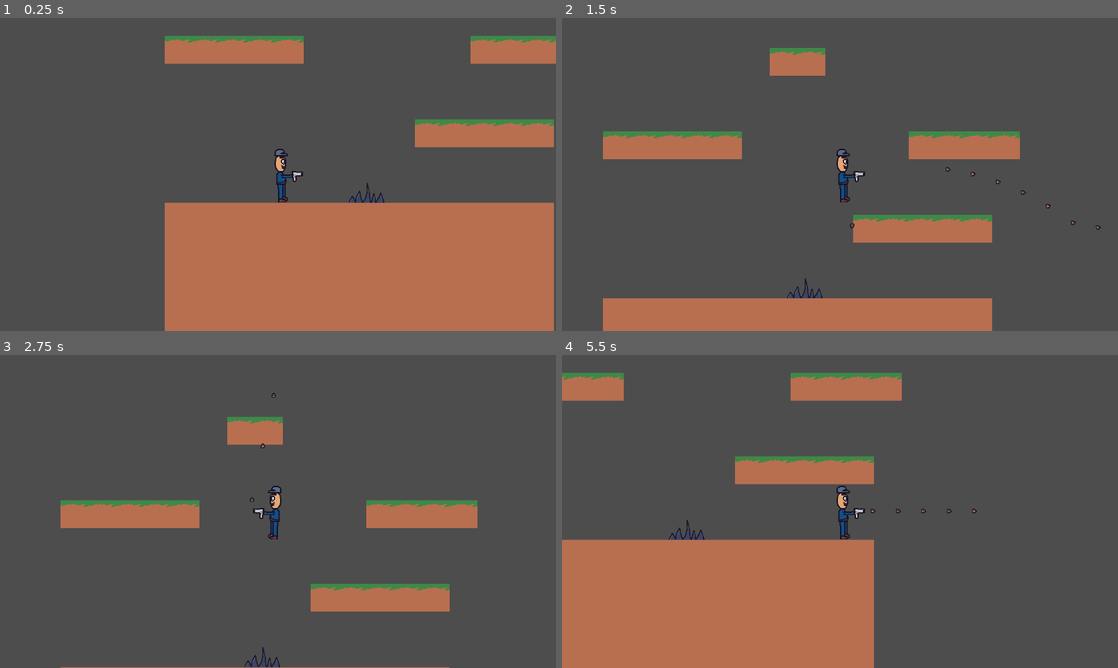
Above: before the commit, frames 1-4 (two rows, left to right).
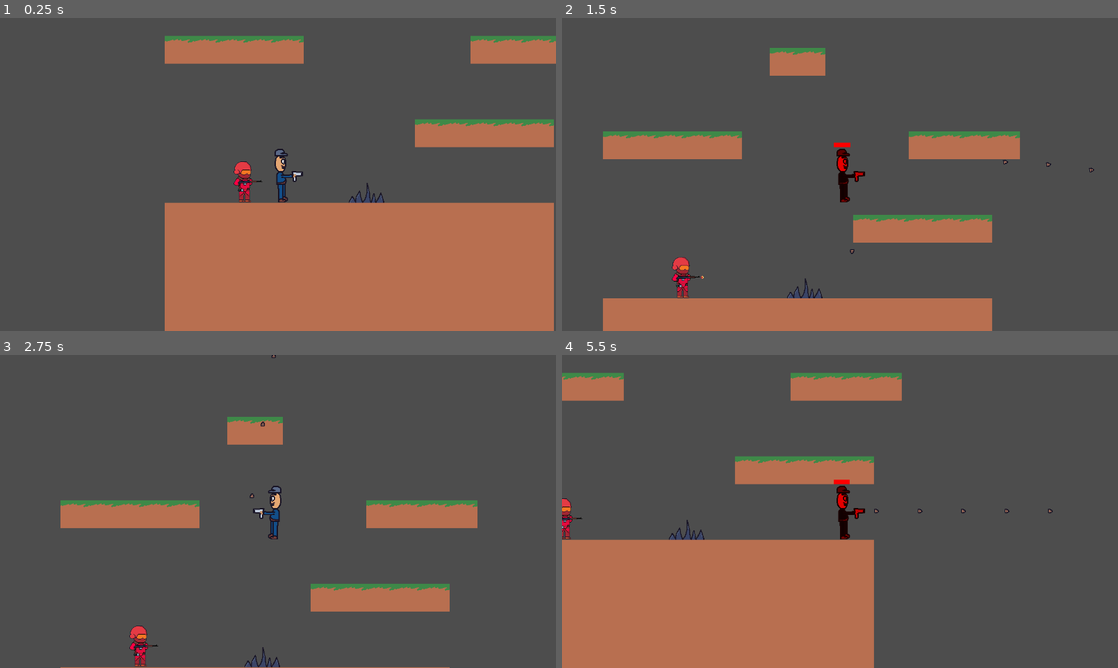
Above: after the commit, the same moments.

Repository: LeoTheG/game-jam-platformer
Game: Godot game, scene res://game.tscn
The game is run twice, just before and just after one commit, with the same random seed, the same clock (stepped at 60 frames per second) and the same inputs.
Inputs (mouse positions are in pixels of both pictures, inside the frame that each line leads up to):
- Up to frame 1 (0.25 s): no input
- Up to frame 2 (1.5 s): tap Enter at 0.5 s; move the mouse to (962, 158) at 0.52 s; press the mouse at (962, 158) at 0.53 s; hold D (right) from 0.53 s (still down); tap Space (jump) at 0.77 s; move the mouse to (728, 190) at 1.27 s; release the mouse at (728, 190) at 1.28 s; click (728, 190) at 1.35 s
- Up to frame 3 (2.75 s): tap Space (jump) at 1.52 s; move the mouse to (333, 442) at 2.02 s; release D (right) at 2.03 s; press the mouse at (333, 442) at 2.03 s; hold A (left) from 2.03 s (still down)
- Up to frame 4 (5.5 s): move the mouse to (812, 574) at 2.77 s; release A (left) at 2.78 s; release the mouse at (812, 574) at 2.78 s; hold D (right) 2.78-4.28 s; click (812, 574) at 2.85 s; tap Space (jump) at 3.02, 3.77, 4.52 s; move the mouse to (1006, 558) at 3.52 s; press the mouse at (1006, 558) at 3.53 s; move the mouse to (673, 464) at 4.27 s; release the mouse at (673, 464) at 4.28 s; hold A (left) 4.28-5.03 s; click (673, 464) at 4.35 s; move the mouse to (867, 511) at 5.02 s; press the mouse at (867, 511) at 5.03 s; hold D (right) from 5.03 s (still down)

The runs differ from the first frame. In frame 1, 0.3% of the frame differs, in the area x 42-48%, y 45-59%; in frame 2, 0.8%, in the area x 19-97%, y 39-90%; in frame 3, 0.4%; in frame 4, 0.7%.

Commit message:
enemy shooting, take damage

Diff:
--- /dev/null
+++ b/GunSoldier.gd
@@ -0,0 +1,86 @@
+extends CharacterBody2D
+
+var Bullet = load("res://projectiles/bullet.tscn")
+var playEveryOtherSecond = false
+var animationPlaying = false
+
+const SPEED = 300.0
+const JUMP_VELOCITY = -400.0
+
+# Get the gravity from the project settings to be synced with RigidBody nodes.
+var gravity = ProjectSettings.get_setting("physics/2d/default_gravity")
+var isCloseToPlayer = false
+var isFacingRight = true
+
+func _ready():
+	$Timer.connect("timeout", _on_timer_timeout)
+
+func _physics_process(delta):
+	var pos = get_global_position()
+	var playerPos = Globals.Player.get_global_position()
+	var _distance = pos.distance_to(playerPos)
+	self.distance = _distance
+	var distanceDiff = playerPos - pos
+	print(distanceDiff)
+	if distanceDiff.x < 0:
+		$AnimatedSprite.set_flip_h(true)
+		isFacingRight = false
+	else:
+		$AnimatedSprite.set_flip_h(false)
+		isFacingRight = true
+
+	if distance < 620:
+		isCloseToPlayer = true
+	else:
+		isCloseToPlayer = false
+		$AnimatedSprite.play("Idle")
+
+	# Add the gravity.
+	if not is_on_floor():
+		velocity.y += gravity * delta
+
+	# Get the input direction and handle the movement/deceleration.
+	# As good practice, you should replace UI actions with custom gameplay actions.
+	move_and_slide()
+
+func handleFireWeapon():
+	spawnBullet()
+	$AnimatedSprite.play("Shooting")
+
+var distance = 0
+
+func spawnBullet():
+	var bullet = Bullet.instantiate()
+	var enemyPosition = get_global_position()
+	# angle bullet based on mouse position relative to player position
+	var randX = randf_range(-300 , 300)
+	var randY = randf_range(-100 , 100)
+	print(randX)
+	print(randY)
+	var playerPosition = Globals.Player.get_global_position()
+	var randPlayerPos = playerPosition + Vector2(randX , randY)
+	var angle
+	if distance < 450:
+		angle = enemyPosition.angle_to_point(playerPosition)
+	else:
+		angle = enemyPosition.angle_to_point(randPlayerPos)
+
+
+	# limit angle based on player's facing direction
+	# prevent shooting behind player
+	bullet.set_rotation(angle)
+	if isFacingRight:
+		bullet.set_global_position(get_global_position() + Vector2(30,10))
+	else:
+		bullet.set_global_position(get_global_position() + Vector2(-50,10))
+
+
+	Globals.Root.add_child(bullet)
+
+
+func testing():
+	print("hello")
+
+func _on_timer_timeout():
+	if isCloseToPlayer:
+		handleFireWeapon()
--- /dev/null
+++ b/characters/gun_soldier.tscn
@@ -0,0 +1,46 @@
+[gd_scene load_steps=7 format=3 uid="uid://cmw0lx567chv2"]
+
+[ext_resource type="Script" path="res://GunSoldier.gd" id="1_6jly4"]
+[ext_resource type="Texture2D" uid="uid://jexyx7jxqdn1" path="res://sprites/GunSoldier.png" id="2_txrhx"]
+[ext_resource type="Texture2D" uid="uid://bp5tiiadeypt6" path="res://sprites/GunSoldiershooting-Sheet-export.png" id="3_fei48"]
+
+[sub_resource type="AtlasTexture" id="AtlasTexture_kqfv1"]
+atlas = ExtResource("3_fei48")
+region = Rect2(128, 0, 128, 128)
+
+[sub_resource type="SpriteFrames" id="SpriteFrames_m0elk"]
+animations = [{
+"frames": [{
+"duration": 1.0,
+"texture": ExtResource("2_txrhx")
+}],
+"loop": true,
+"name": &"Idle",
+"speed": 5.0
+}, {
+"frames": [{
+"duration": 1.0,
+"texture": SubResource("AtlasTexture_kqfv1")
+}],
+"loop": true,
+"name": &"Shooting",
+"speed": 5.0
+}]
+
+[sub_resource type="RectangleShape2D" id="RectangleShape2D_v6x1g"]
+size = Vector2(49, 95)
+
+[node name="GunSoldier" type="CharacterBody2D"]
+script = ExtResource("1_6jly4")
+
+[node name="AnimatedSprite" type="AnimatedSprite2D" parent="."]
+position = Vector2(0, -64)
+sprite_frames = SubResource("SpriteFrames_m0elk")
+animation = &"Idle"
+
+[node name="CollisionShape2D" type="CollisionShape2D" parent="."]
+position = Vector2(-7, -47)
+shape = SubResource("RectangleShape2D_v6x1g")
+
+[node name="Timer" type="Timer" parent="."]
+autostart = true
--- a/characters/player.gd
+++ b/characters/player.gd
@@ -99,6 +99,7 @@
 
 func spawnBullet():
 	var bullet = Bullet.instantiate()
+	bullet.isFiredByPlayer = true
 
 	# angle bullet based on mouse position relative to player position
 	var mousePosition = get_global_mouse_position()
--- a/characters/player.tscn
+++ b/characters/player.tscn
@@ -1,8 +1,7 @@
-[gd_scene load_steps=13 format=3 uid="uid://3fgc65u1qa4"]
+[gd_scene load_steps=12 format=3 uid="uid://3fgc65u1qa4"]
 
 [ext_resource type="Script" path="res://characters/player.gd" id="1_iusnv"]
 [ext_resource type="Texture2D" uid="uid://bwi3b6j0ii83t" path="res://sprites/player.png" id="2_0x27y"]
-[ext_resource type="PackedScene" uid="uid://3tfgti4ceioh" path="res://projectiles/bullet.tscn" id="3_ppxme"]
 [ext_resource type="Texture2D" uid="uid://d3vvjljj16qt6" path="res://sprites/effects.png" id="4_10le8"]
 
 [sub_resource type="AtlasTexture" id="AtlasTexture_0ghin"]
@@ -97,10 +96,6 @@
 
 [node name="Camera2D" type="Camera2D" parent="."]
 
-[node name="ExampleBullet" parent="." instance=ExtResource("3_ppxme")]
-visible = false
-position = Vector2(-65, -1)
-
 [node name="EffectsAnimatedSprite2D" type="AnimatedSprite2D" parent="."]
 modulate = Color(1, 1, 1, 0)
 position = Vector2(12, 88)
--- a/game.tscn
+++ b/game.tscn
@@ -1,8 +1,9 @@
-[gd_scene load_steps=4 format=3 uid="uid://bfmfcca0b87gg"]
+[gd_scene load_steps=5 format=3 uid="uid://bfmfcca0b87gg"]
 
 [ext_resource type="PackedScene" uid="uid://cr8jsslnyubbc" path="res://maps/map_jungle.tscn" id="1_ecfde"]
 [ext_resource type="PackedScene" uid="uid://3fgc65u1qa4" path="res://characters/player.tscn" id="2_frwyn"]
 [ext_resource type="PackedScene" uid="uid://co0x8fksr17aj" path="res://static_objects/spike.tscn" id="3_h8trb"]
+[ext_resource type="PackedScene" uid="uid://cmw0lx567chv2" path="res://characters/gun_soldier.tscn" id="4_k6bxb"]
 
 [node name="Game" type="Node2D"]
 
@@ -42,3 +43,6 @@
 [node name="Button" type="Button" parent="GameOverScreen/ColorRect/VBoxContainer"]
 layout_mode = 2
 text = "replay"
+
+[node name="GunSoldier" parent="." instance=ExtResource("4_k6bxb")]
+position = Vector2(-68, -4)
--- a/projectiles/bullet.gd
+++ b/projectiles/bullet.gd
@@ -2,13 +2,27 @@
 
 class_name Bullet
 
-@export var speed = 1000
+@export var speed = 1500
 @onready var visibleOnScreenNotifier2D = $VisibleOnScreenNotifier2D
+@onready var area2D = $Sprite2D/Area2D
+@onready var player = Globals.Player
 
+var isFiredByPlayer
 
 func _ready():
 	visibleOnScreenNotifier2D.connect("screen_exited", on_screen_exited)
+	area2D.connect("body_entered", _on_body_entered)
 
+
+func _on_body_entered(body):
+	print(body.name)
+	if body.name == "Player":
+		if isFiredByPlayer:
+			return
+		player.damage(5)
+		queue_free()
+	elif body.name == "GunSoldier":
+		body.queue_free()
 
 # note: when this node is spawned, need to set rotation
 func _process(delta):
--- a/projectiles/bullet.tscn
+++ b/projectiles/bullet.tscn
@@ -7,6 +7,9 @@
 atlas = ExtResource("1_aw8tr")
 region = Rect2(0, 0, 16, 16)
 
+[sub_resource type="CircleShape2D" id="CircleShape2D_rrv0k"]
+radius = 6.0
+
 [node name="Bullet" type="Node2D"]
 script = ExtResource("1_4jwg3")
 
@@ -14,4 +17,10 @@
 position = Vector2(4, 3)
 texture = SubResource("AtlasTexture_4pj4a")
 
+[node name="Area2D" type="Area2D" parent="Sprite2D"]
+position = Vector2(-4, -3)
+
+[node name="CollisionShape2D" type="CollisionShape2D" parent="Sprite2D/Area2D"]
+shape = SubResource("CircleShape2D_rrv0k")
+
 [node name="VisibleOnScreenNotifier2D" type="VisibleOnScreenNotifier2D" parent="."]
Not shown: 1 places in projectiles/bullet.tscn that only renumber resources
Binary file added: sprites/GunSoldier.png
Not shown, added: sprites/GunSoldier.png.import
Binary file added: sprites/GunSoldiershooting-Sheet-export.png
Not shown, added: sprites/GunSoldiershooting-Sheet-export.png.import
Binary file added: sprites/GunSoldiershooting1.png
Not shown, added: sprites/GunSoldiershooting1.png.import
Binary file added: sprites/GunSoldiershooting2.png
Not shown, added: sprites/GunSoldiershooting2.png.import
